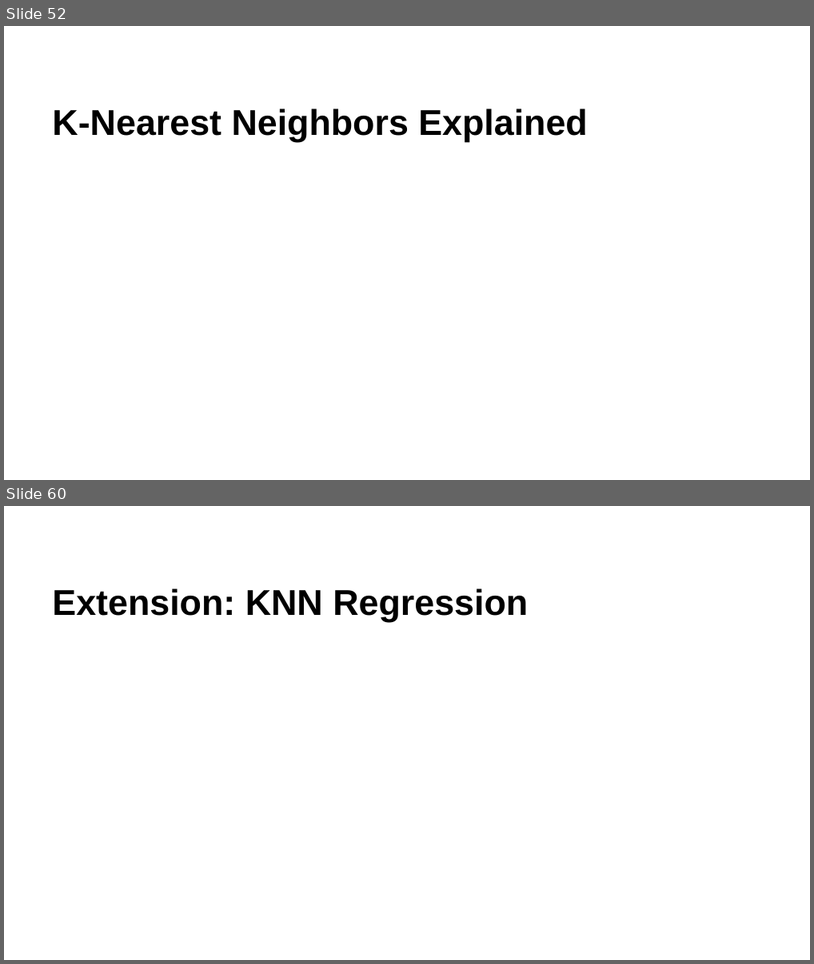
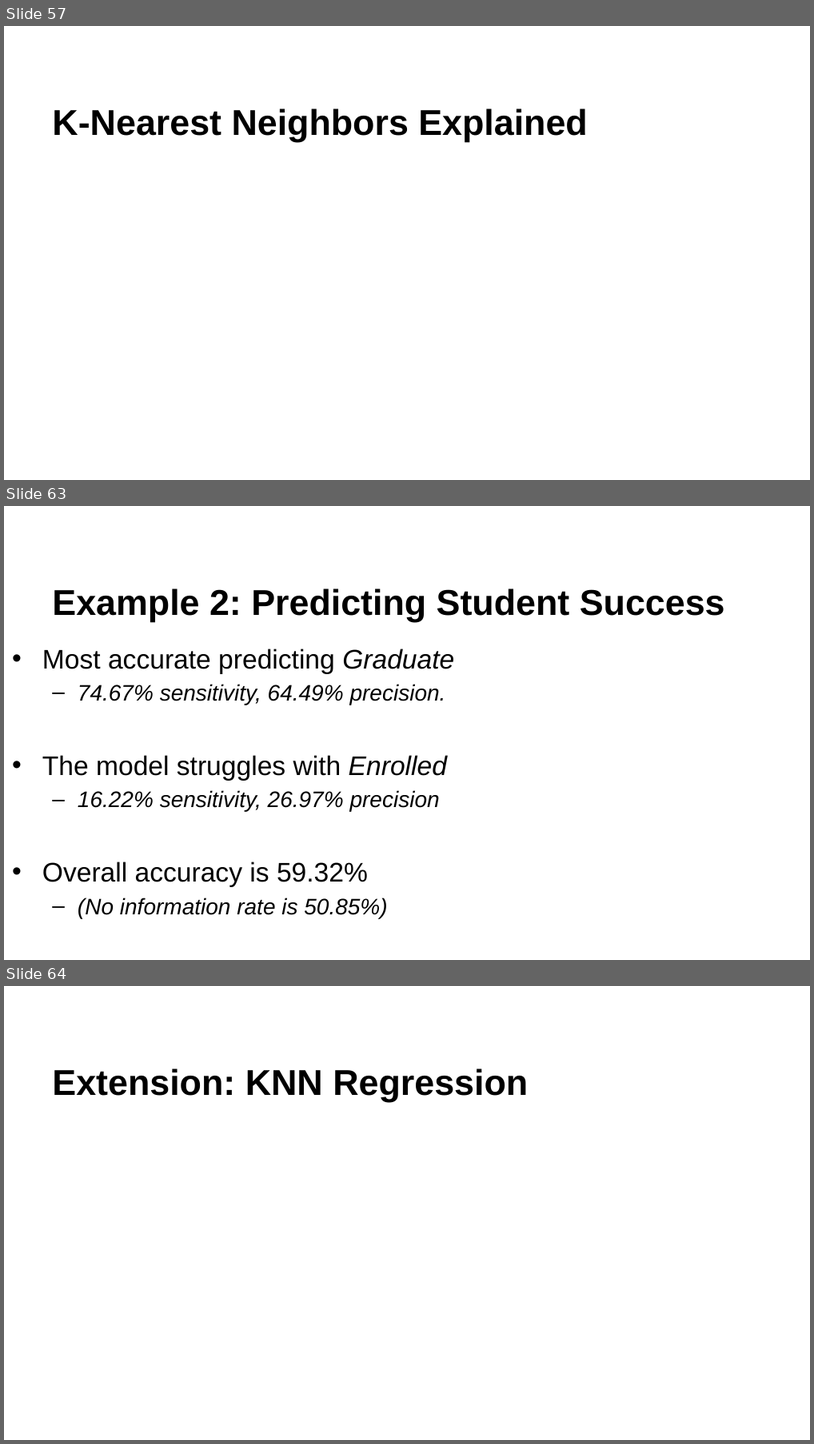
Before and after one commit to krisawilson/knn-workshop-spr25, a slide deck: k-nearest-neighbors.pptx. Shown one above the other, each under a label of ours: slides 52 and 60 before the commit, slides 57, 63 and 64 after it; the slides between them are not shown. The pictures are 814x964 and 814x1444 pixels, drawn with LibreOffice and Linux fonts; fonts in the diff are those of the drawing; background and template pictures are left out. Boxes give left, top, right and bottom in pixels: in the first picture for what was removed or moved away, otherwise in the second. Text is boxed around its words. In the diff, an @@ line names an element or a change of style, - is before the commit and + after.

```diff
--- a/k-nearest-neighbors.pptx
+++ b/k-nearest-neighbors.pptx
@@ slide 63 added at [4,506,810,960], background #FFFFFF @@
@@ title added at [52,588,726,622], 32 pt, text #000000, bold @@
+Example 2: Predicting Student Success
@@ text added at [42,648,454,918], 20 pt, text #000000, italic @@
+• Most accurate predicting Graduate
+  – 74.67% sensitivity, 64.49% precision.
+• The model struggles with Enrolled
+  – 16.22% sensitivity, 26.97% precision
+• Overall accuracy is 59.32%
+  – (No information rate is 50.85%)
@@ what was slide 52 is now slide 57 @@
@@ what was slide 60 is now slide 64 @@
```
Also in this commit, not shown: 7 slides changed, 9 other slides added, 5 slides removed, 1 other file.
